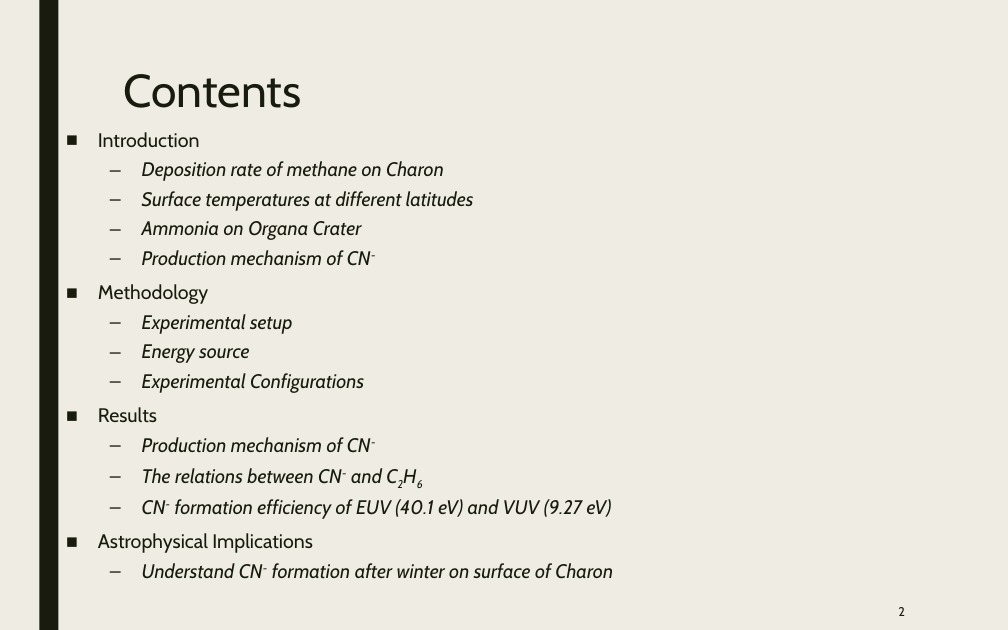
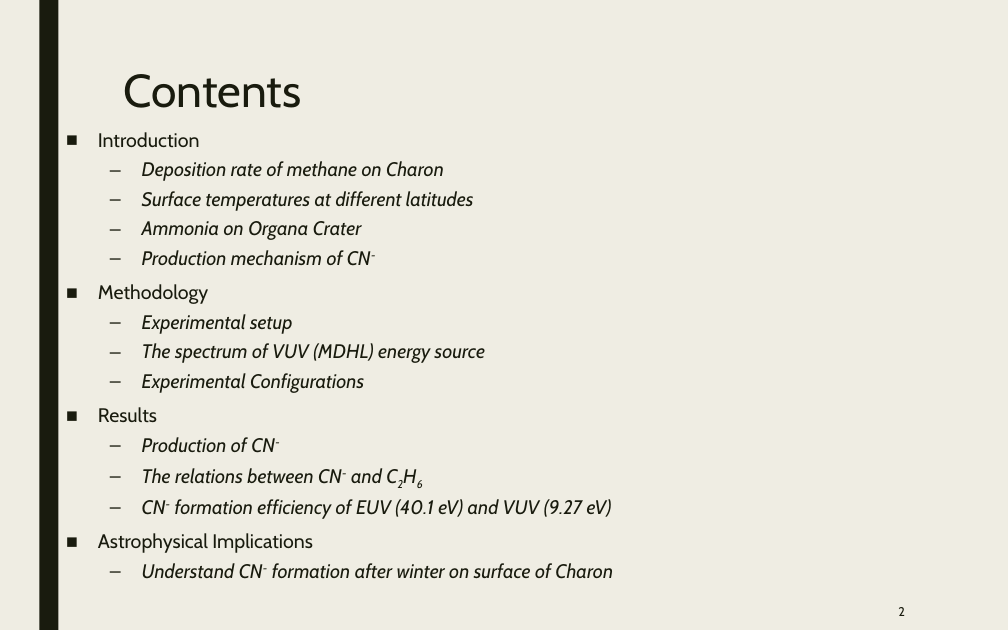
Before and after one commit to samuello1228/lily, a slide deck: slide 2 of doc/VUV and EUV irradiation of CH4 + NH3.pptx. Drawn at 1008x630 pixels with LibreOffice and Linux fonts; fonts in the diff are those of the drawing. Boxes give left, top, right and bottom in pixels: in the first picture for what was removed or moved away, otherwise in the second. Text is boxed around its words. In the diff, an @@ line names an element or a change of style, - is before the commit and + after.

```diff
--- a/doc/VUV and EUV irradiation of CH4 + NH3.pptx
+++ b/doc/VUV and EUV irradiation of CH4 + NH3.pptx
@@ text at [142, 343, 485, 363]: text changed @@
-  – Energy source
+  – The spectrum of VUV (MDHL) energy source
@@ text at [142, 437, 275, 453]: text changed @@
-  – Production mechanism of CN-
+  – Production of CN-
```
Also in this commit, not shown: 10 other slides changed, 1 slide added.
